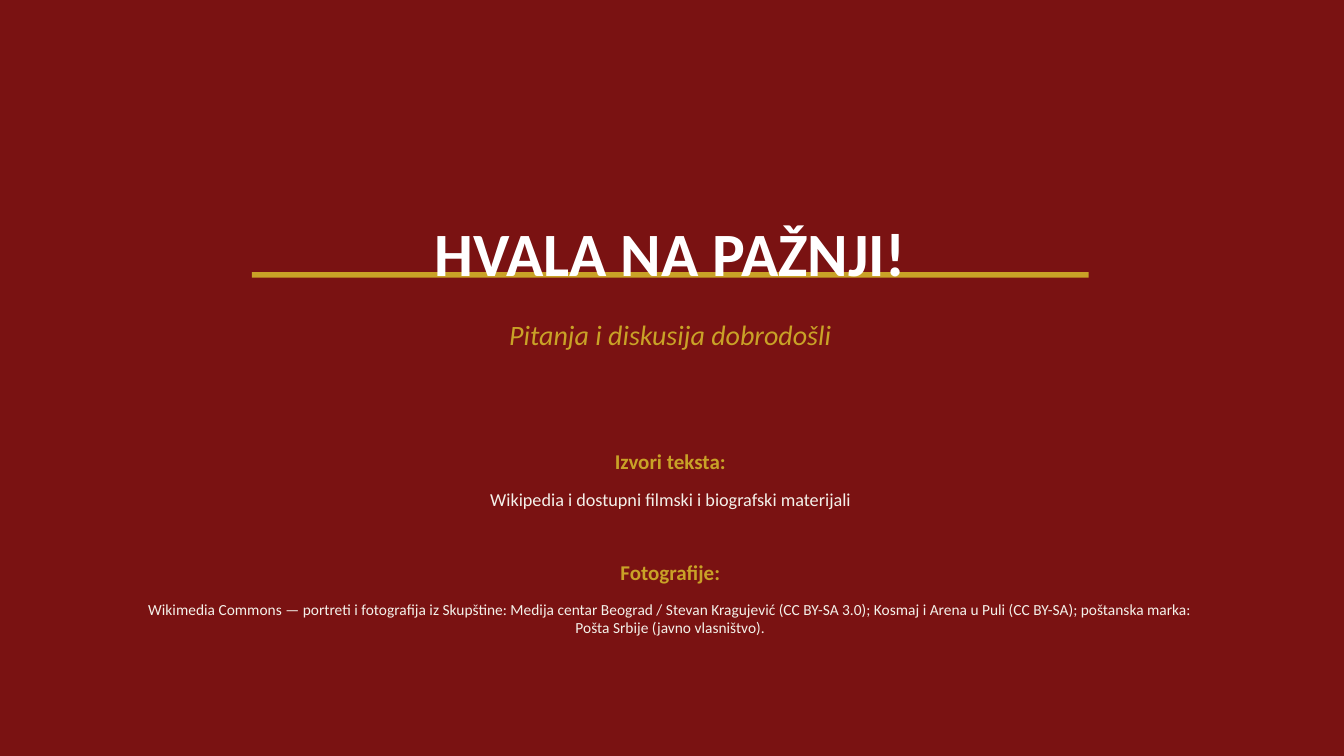
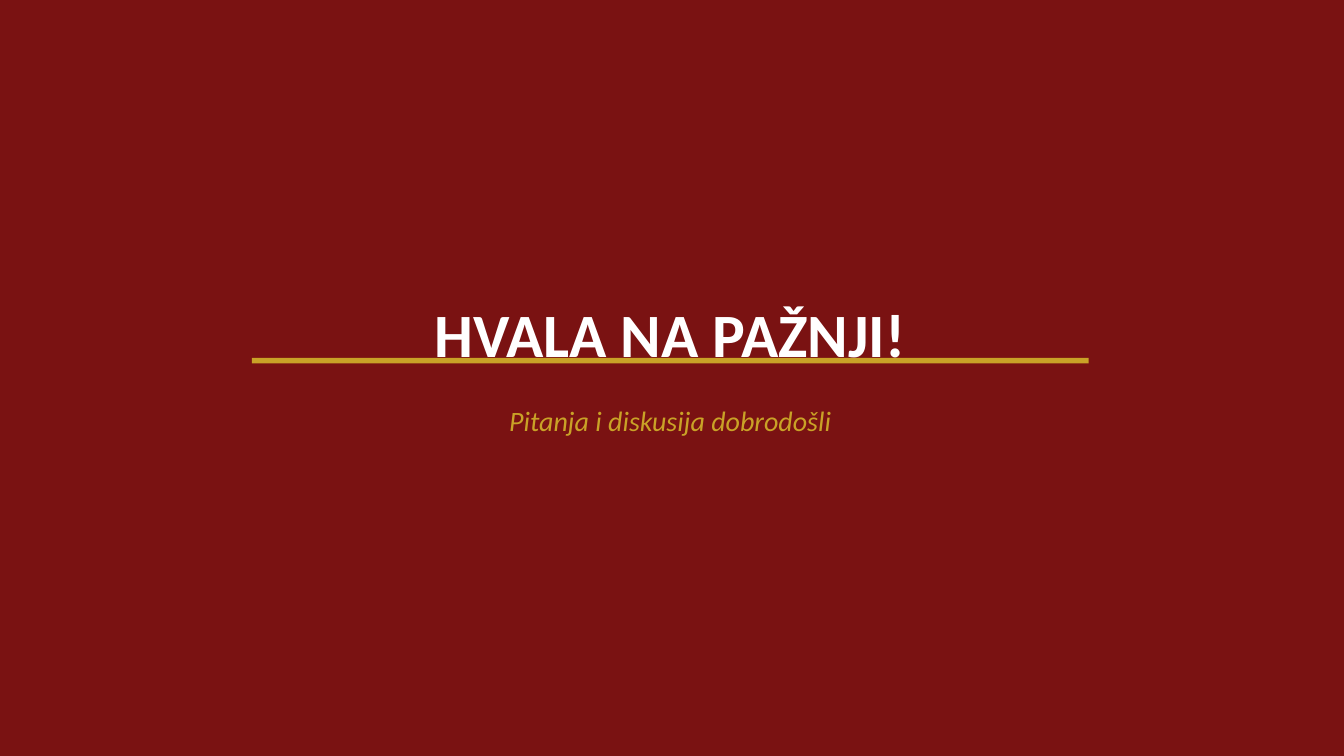
Before and after one commit to voker044/sumski_kutak, a slide deck: slide 13 of Bata_Zivojinovic_prezentacija.pptx. Drawn at 1344x756 pixels with LibreOffice and Linux fonts; fonts in the diff are those of the drawing. Boxes give left, top, right and bottom in pixels: in the first picture for what was removed or moved away, otherwise in the second. Text is boxed around its words. In the diff, an @@ line names an element or a change of style, - is before the commit and + after.

```diff
--- a/Bata_Zivojinovic_prezentacija.pptx
+++ b/Bata_Zivojinovic_prezentacija.pptx
@@ text "HVALA NA PAŽNJI!" rewrapped from (434, 225, 906, 278) to (434, 306, 906, 364) @@
@@ rectangle: place and size @@
-rectangle at (252, 272, 1089, 277)
+rectangle at (252, 358, 1089, 363)
@@ text "Pitanja i diskusija dobrodošli": place and size @@
-text "Pitanja i diskusija dobrodošli" at (509, 325, 831, 350)
+text "Pitanja i diskusija dobrodošli" at (509, 411, 831, 436)
@@ text removed at (615, 454, 726, 469) @@
-Izvori teksta:
@@ text removed at (490, 493, 851, 509) @@
-Wikipedia i dostupni filmski i biografski materijali
@@ text removed at (620, 565, 720, 584) @@
-Fotografije:
@@ text removed at (148, 604, 1190, 636) @@
-Wikimedia Commons — portreti i fotografija iz Skupštine: Medija centar Beograd / Stevan Kragujević (CC BY-SA 3.0); Kosmaj i Arena u Puli (CC BY-SA); poštanska marka: Pošta Srbije (javno vlasništvo).
```
Also in this commit, not shown: 8 other slides changed, 1 other file.
